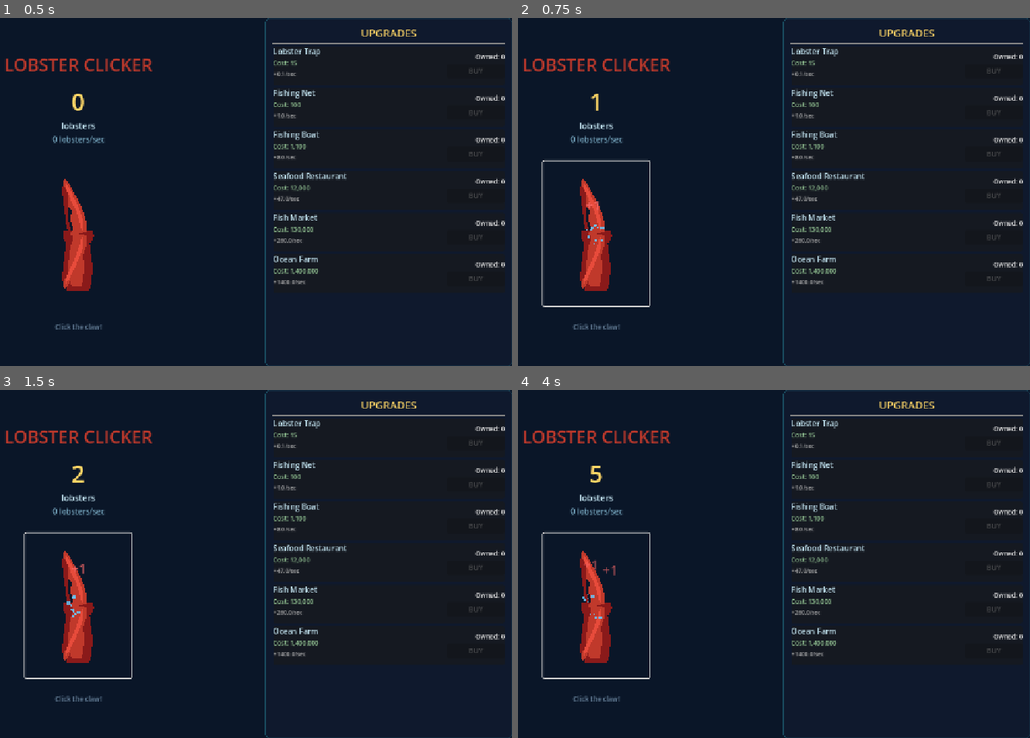
Above: before the commit, frames 1-4 (two rows, left to right).
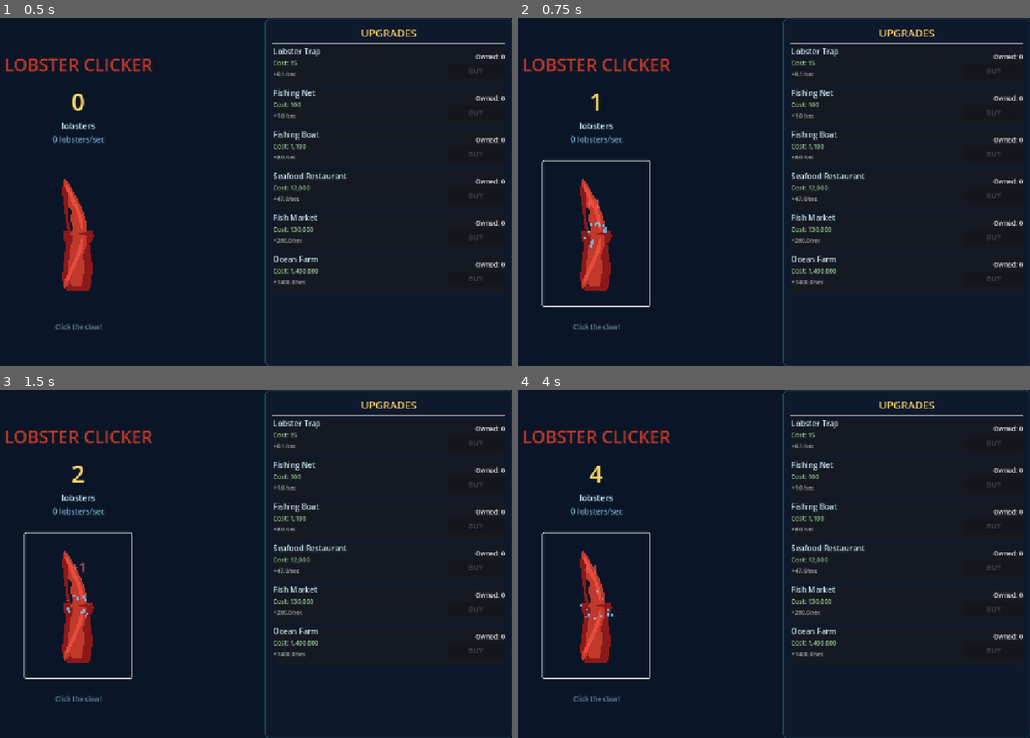
Above: after the commit, the same moments.

Repository: thecryptomasters/lobster-clicker
Game: Godot game, scene res://scenes/main.tscn
Same seed, same stepped clock (60 frames per second), same inputs: the game is played once before the commit and once after it.
Inputs (mouse positions are in pixels of both pictures, inside the frame that each line leads up to):
- Up to frame 1 (0.5 s): no input
- Up to frame 2 (0.75 s): click (594, 233) at 0.5 s
- Up to frame 3 (1.5 s): click (76, 605) at 1.25 s
- Up to frame 4 (4 s): click (594, 605) at 2 s; move the mouse to (855, 546) at 2.77 s; click (855, 546) at 2.92 s; tap Enter at 3.5 s; move the mouse to (594, 581) at 3.52 s; click (594, 581) at 3.67 s

Frame 1 is identical in both runs. In frame 2, less than 0.1% of the frame differs, in the area x 12-18%, y 51-66%; in frame 3, less than 0.1%; in frame 4, 0.2%, in the area x 12-20%, y 21-66%.

Commit message:
fix: claw animation working in web export
Switch from Button.pressed signal to gui_input for reliable click
detection in browser. Set mouse_filter=IGNORE on child controls to
prevent input interception.

Co-Authored-By: Claude Opus 4.6 (1M context) <noreply@anthropic.com>

Diff:
--- a/scenes/main.gd
+++ b/scenes/main.gd
@@ -20,8 +20,13 @@
 func _ready() -> void:
 	GameManager.lobsters_changed.connect(_on_lobsters_changed)
 	GameManager.lps_changed.connect(_on_lps_changed)
-	claw_button.pressed.connect(_on_claw_clicked)
+	claw_button.gui_input.connect(_on_claw_gui_input)
 	offline_ok_button.pressed.connect(_on_offline_ok)
+
+	# Ensure children inside the button don't intercept mouse events (web export fix)
+	for child in claw_button.get_child(0).get_children():
+		if child is Control:
+			child.mouse_filter = Control.MOUSE_FILTER_IGNORE
 
 	# Populate upgrades
 	for i in range(GameManager.upgrade_defs.size()):
@@ -49,12 +54,14 @@
 	else:
 		lps_label.text = "%s lobsters/sec" % GameManager.format_number(lps)
 
-func _on_claw_clicked() -> void:
-	var amount := GameManager.click()
-	_animate_claw()
-	_spawn_float_text(amount)
-	particles.restart()
-	particles.emitting = true
+func _on_claw_gui_input(event: InputEvent) -> void:
+	if event is InputEventMouseButton and event.pressed and event.button_index == MOUSE_BUTTON_LEFT:
+		claw_button.accept_event()
+		var amount := GameManager.click()
+		_animate_claw()
+		_spawn_float_text(amount)
+		particles.restart()
+		particles.emitting = true
 
 func _animate_claw() -> void:
 	if claw_tween:
Not shown, changed: export/index.html
Not shown, changed: export/index.pck
